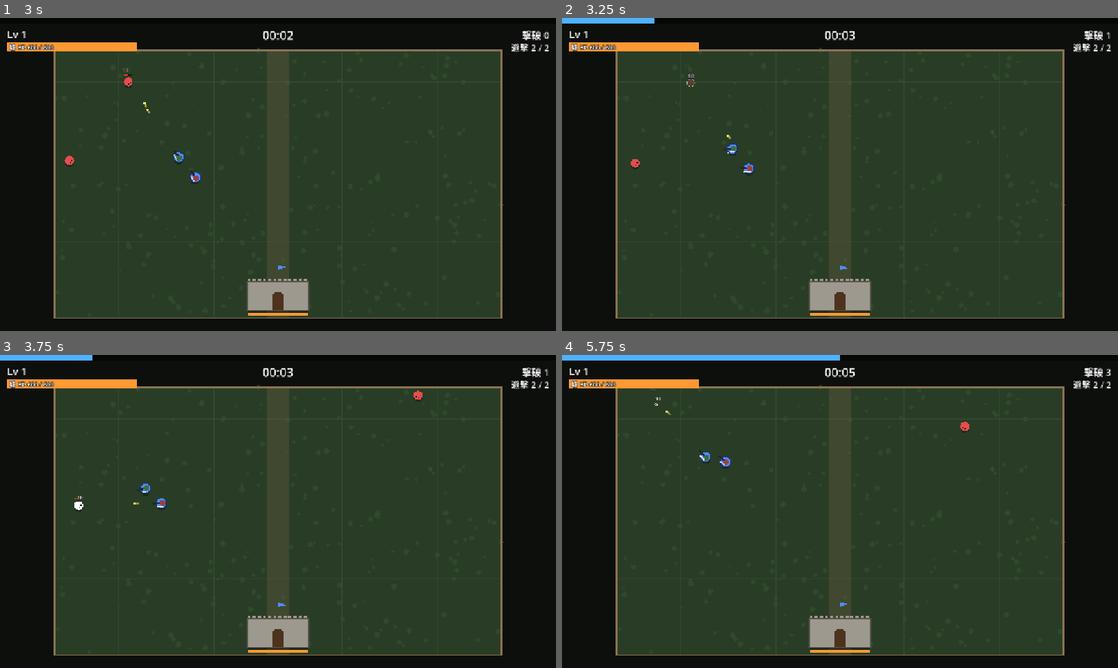
Above: before the commit, frames 1-4 (two rows, left to right).
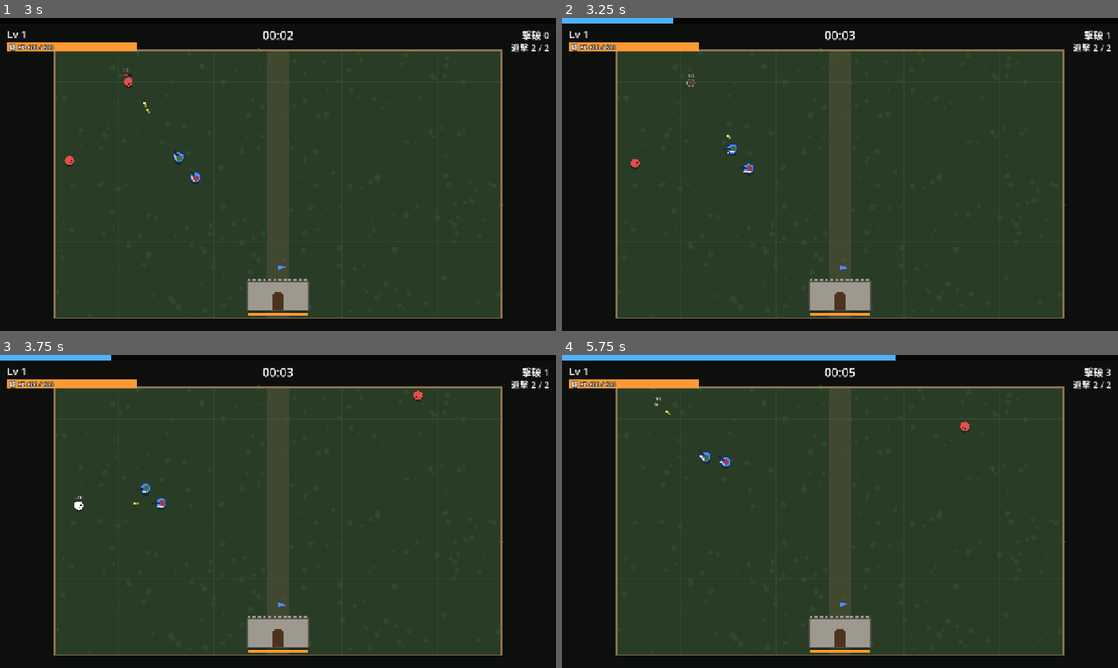
Above: after the commit, the same moments.

Repository: sukepuu/vgnfhusi4v3128904cmtu31
Game: Godot game, scene res://scenes/main.tscn
Two runs of this game, one before a commit and one after it. Both use one fixed random seed, a clock stepped at 60 frames per second and the inputs below.
Inputs:
- Up to frame 1 (3 s): tap Enter at 0.5 s; tap R at 0.6 s; tap 1 at 1.35 s; tap 2 at 2.1 s; tap 3 at 2.85 s
- Up to frame 2 (3.25 s): no input
- Up to frame 3 (3.75 s): tap R at 3.6 s
- Up to frame 4 (5.75 s): tap 1 at 4.35 s; tap 2 at 5.1 s

Frame 1 is identical in both runs. In frame 2, less than 0.1% of the frame differs, in the area x 16-20%, y 0-2%; in frame 3, less than 0.1%; in frame 4, 0.2%, in the area x 50-60%, y 0-2%.

Commit message:
Level up another ~1.2x faster (XP needed / 1.44 overall)
Co-Authored-By: Claude Opus 5.5 <noreply@anthropic.com>
Claude-Session: https://claude.ai/code/session_011NyugcHQ7VLrKVd7aaRyr2

Diff:
--- a/auto_soldier/scripts/main.gd
+++ b/auto_soldier/scripts/main.gd
@@ -341,9 +341,10 @@
 	add_xp(e.xp_value)
 
 
-## レベル lv から次のレベルまでに必要な経験値（÷1.2 でレベルの上がり方を1.2倍に）
+## レベル lv から次のレベルまでに必要な経験値
+## （元の式を 1.44 = 1.2×1.2 で割って、レベルの上がりやすさを元の約1.44倍にしている）
 func xp_needed(lv: int) -> int:
-	return maxi(1, roundi((4.0 + lv * 3.0 + lv * lv / 8.0) / 1.2))
+	return maxi(1, roundi((4.0 + lv * 3.0 + lv * lv / 8.0) / 1.44))
 
 
 func add_xp(amount: int) -> void:
